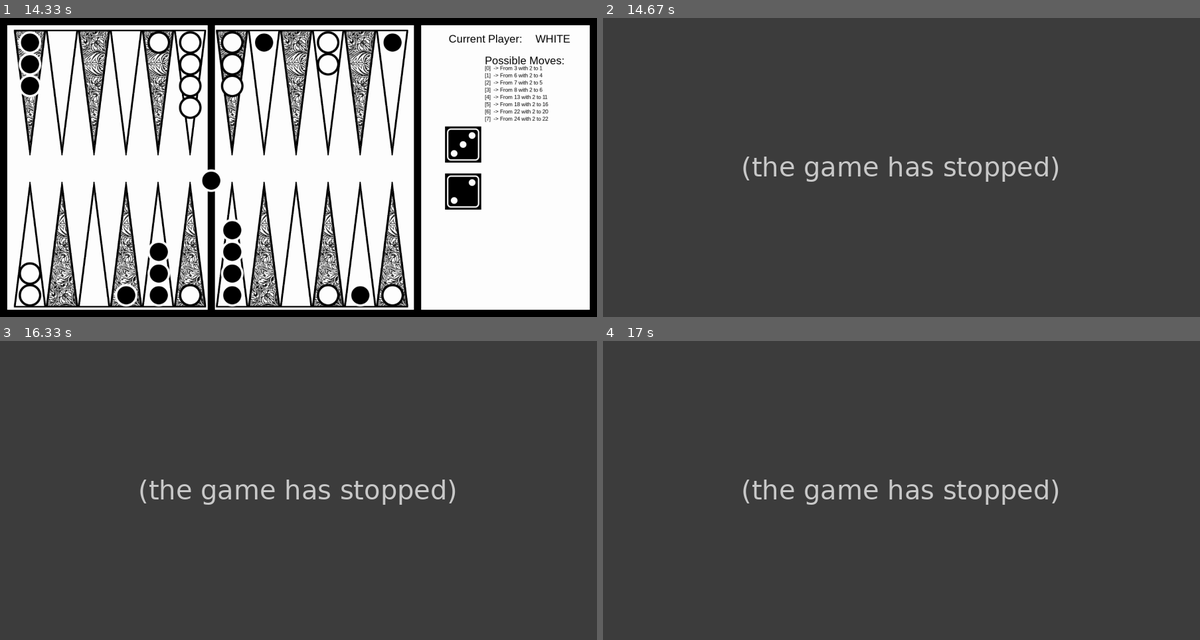
Above: before the commit, frames 1-4 (two rows, left to right).
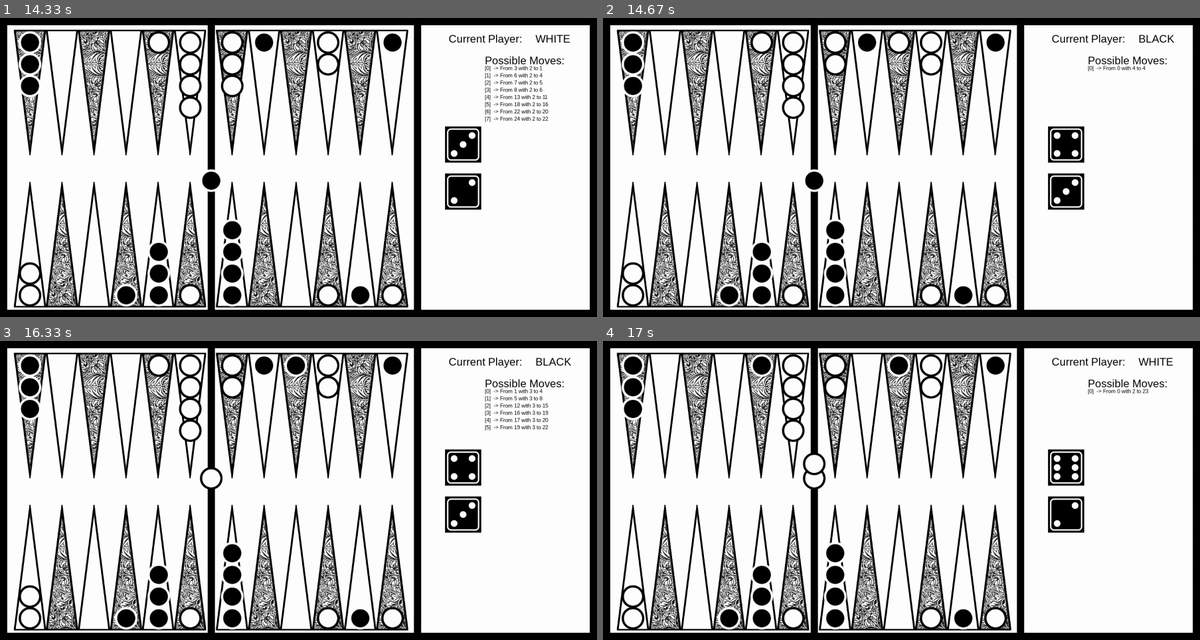
Above: after the commit, the same moments.

Repository: felixmillqvist/Backgammon
Game: pygame game, started from Pygame/gui.py
The game is run twice, just before and just after one commit, with the same random seed, the same clock (stepped at 60 frames per second) and the same inputs.
Inputs:
- Up to frame 1 (14.33 s): tap 1 at 0.33, 7.13, 8.2, 9.23, 10.32, 11.17, 12.12, 12.9, 13.62 s; tap 0 at 0.67, 11.25, 13.7 s; tap 2 at 1.13, 9.32, 12.2 s; tap 3 at 1.77 s; tap 4 at 4.3 s
- Up to frame 2 (14.67 s): tap 1 at 14.47 s; tap 2 at 14.55 s
- Up to frame 3 (16.33 s): tap 1 at 16.08 s; tap 0 at 16.17 s
- Up to frame 4 (17 s): tap 1 at 16.97 s

Frame 1 is identical in both runs. In frame 2, 97% of the frame differs, in the area x 0-100%, y 0-100%; in frame 3, 97%; in frame 4, 97%.
Error before the commit: IndexError: list index out of range (gui.py line 262); the game stopped at 14.55 s (later frames are placeholders)

Commit message:
Fixed move_nbr OOB

Diff:
--- a/Pygame/gui.py
+++ b/Pygame/gui.py
@@ -217,21 +217,12 @@
         #time.sleep(0.2)
 
         if i == 7: break
-        print('Current Player:\t', 'WHITE - o' if current_player.color == 1 else 'BLACK - x')
-
-        print('Dice rolled:\t', end = '')
-        for die in current_player.dices:
-            print(die, end = '\t')
-
-
-
-        print(current_player.moves)
-        #print(current_player.possible_moves(board.board))
+
         # current_player moves a token
         if len(current_player.moves) > 0:
             #move_nbr = np.random.randint(0,len(current_player.moves))
             move_nbr = -1
-            while move_nbr == -1:
+            while move_nbr == -1 or move_nbr > len(current_player.moves)-1:
                 events = pygame.event.get()
                 for event in events:
                     if event.type == pygame.KEYDOWN:
@@ -259,7 +250,6 @@
 
             #move_nbr = int(input())
 
-            print(current_player.moves[move_nbr])
             # move one token
             board.move(current_player.moves[move_nbr][0],current_player.moves[move_nbr][1],current_player)
             # remove the used dice
@@ -267,13 +257,9 @@
         else:
             current_player.dices = np.array([])
 
-        board.print()
-
 
     current_player = current_player.opponent
 
-
-print('Winner is:\t', 'WHITE - o' if current_player.opponent.color == 1 else 'BLACK - x')
 while running:
     # Quit
     for event in pygame.event.get():
